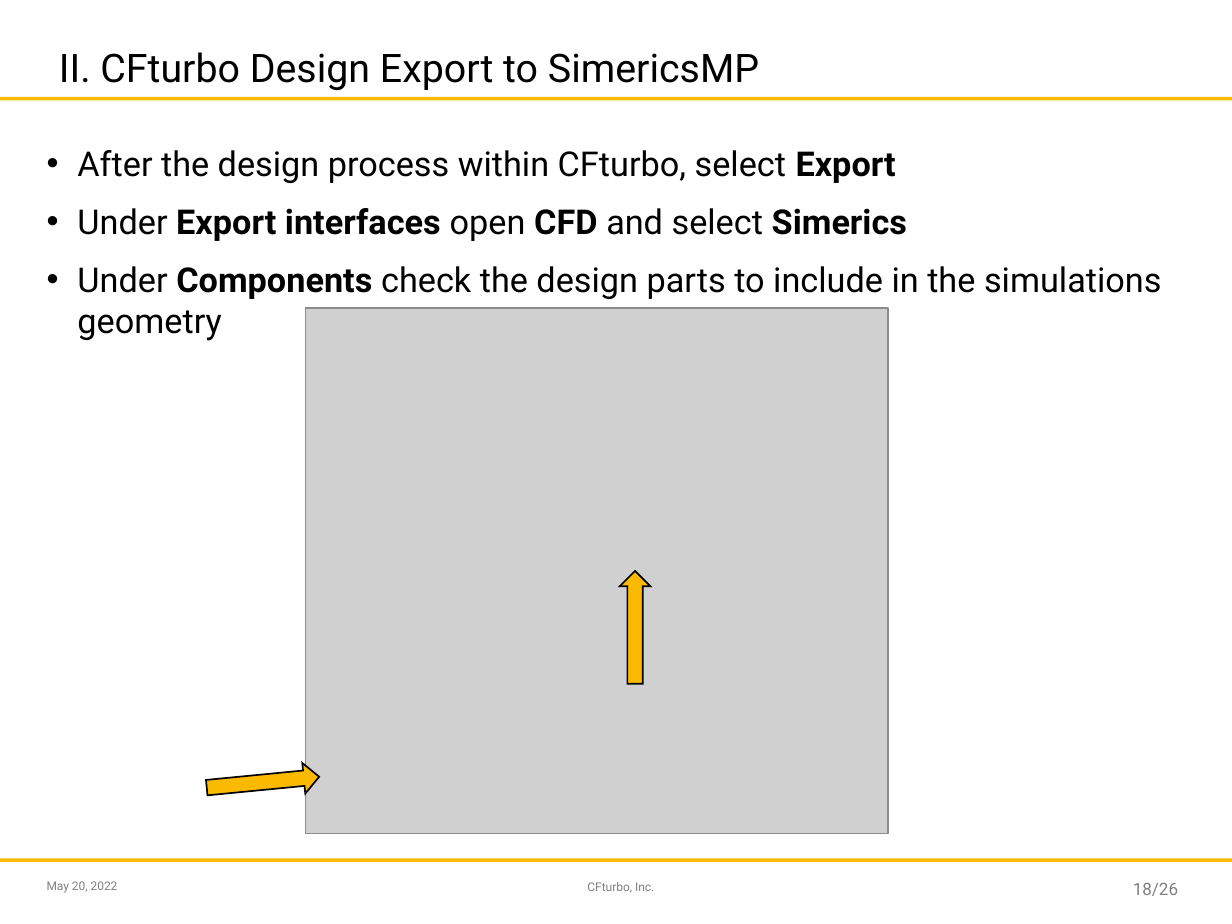
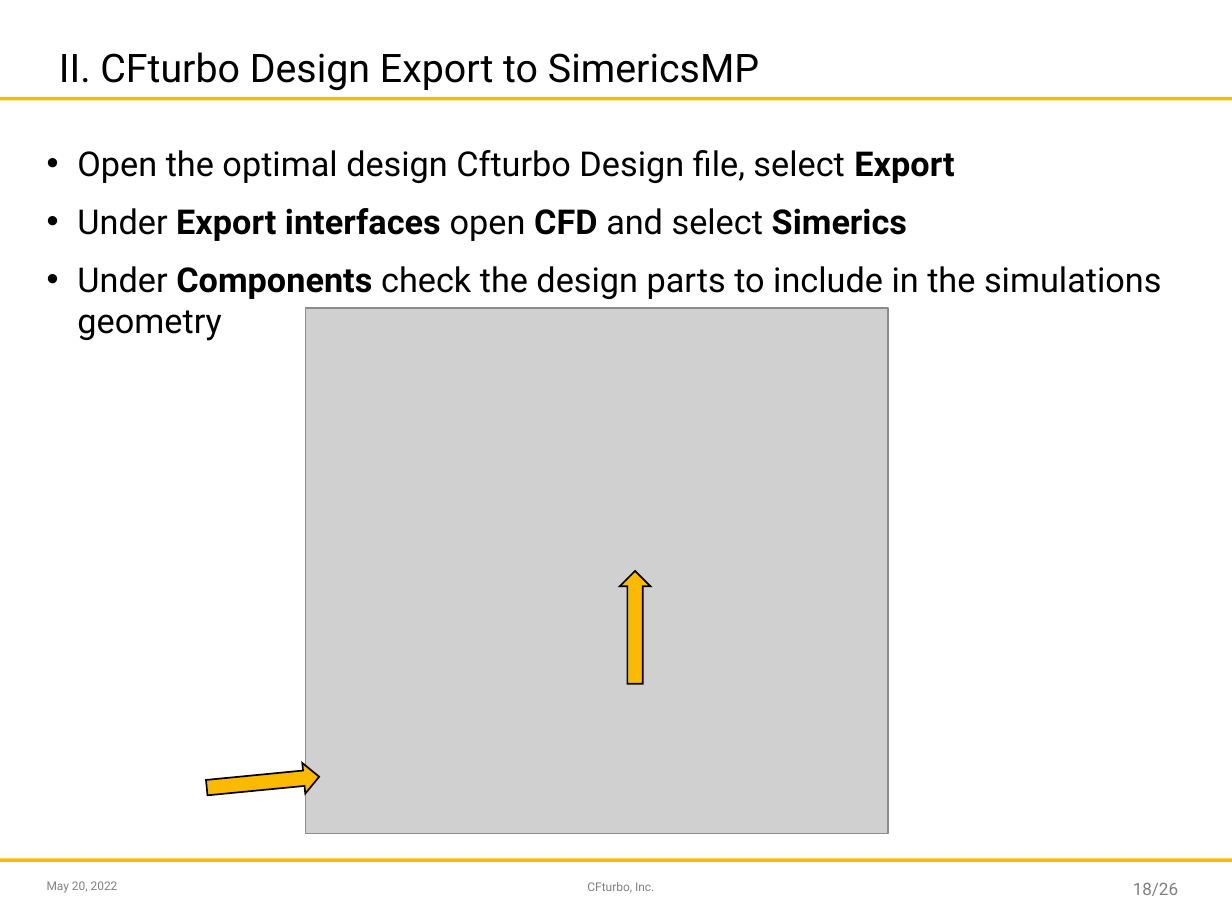
Before and after one commit to sandschristopher/Design-Variation_Performance-Map-Creation, a slide deck: slide 18 of SMP_Master.pptx. Drawn at 1232x924 pixels with LibreOffice and Linux fonts; fonts in the diff are those of the drawing; grey boxes stand for pictures; background and template pictures are left out. Boxes give left, top, right and bottom in pixels: in the first picture for what was removed or moved away, otherwise in the second. Text is boxed around its words. In the diff, an @@ line names an element or a change of style, - is before the commit and + after.

```diff
--- a/SMP_Master.pptx
+++ b/SMP_Master.pptx
@@ text at <box>77,150,954,183</box>: text changed @@
-• After the design process within CFturbo, select Export
+• Open the optimal design Cfturbo Design file, select Export
```
Also in this commit, not shown: 7 other slides changed.
